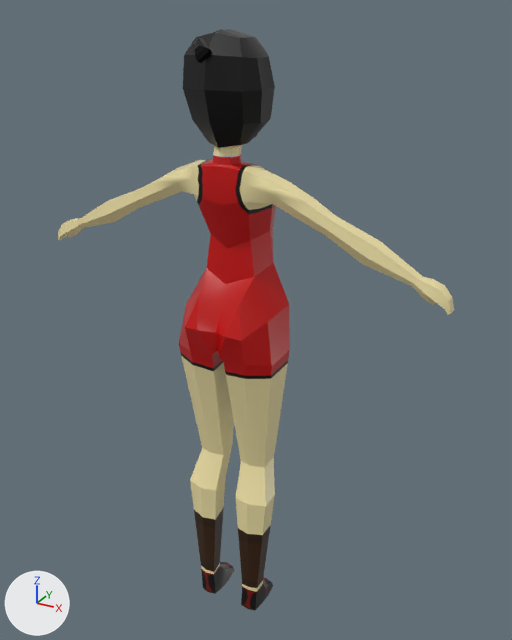
An edit to the FBX model Models_Misha/Character/Woman_LP.fbx, drawn before and after from the same camera.
Before and after are seen from a 50 mm camera at (2.3, -3.8, 4.33) aimed at (0.12, 0.17, 2.35). Lighting does not change. The marker at lower left points along +X, +Y and +Z. Where no turn or scale is listed for an object, it has been applied to the vertices.

In view in the first picture: 'Woman'.
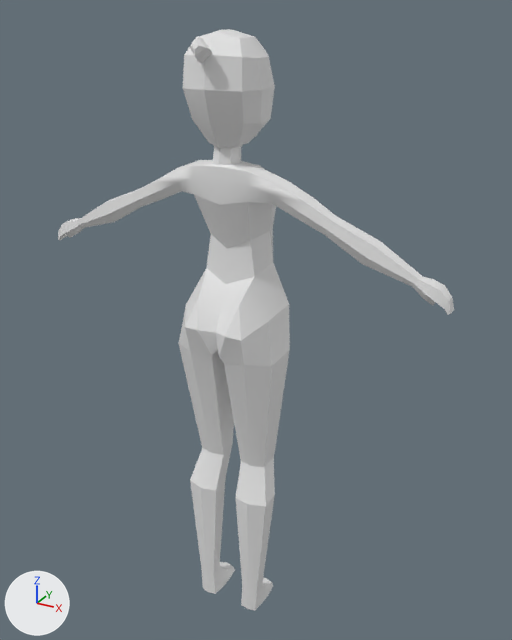
The newer file is also turned or shifted as a whole; pictures and numbers use the older file's frame.

Location of each change, [x1, y1, x2, y2] in pixels of the pictures (512 x 640 px):
'Woman', recoloured: [58, 29, 454, 610] in both

The edits, one by one:
me_cube_004 has 460 vertices, 482 faces and spans x -1.46..1.49, y -0.34..0.32, z 0.0..4.25.
me_cube_004 no longer uses material mat_woman.
